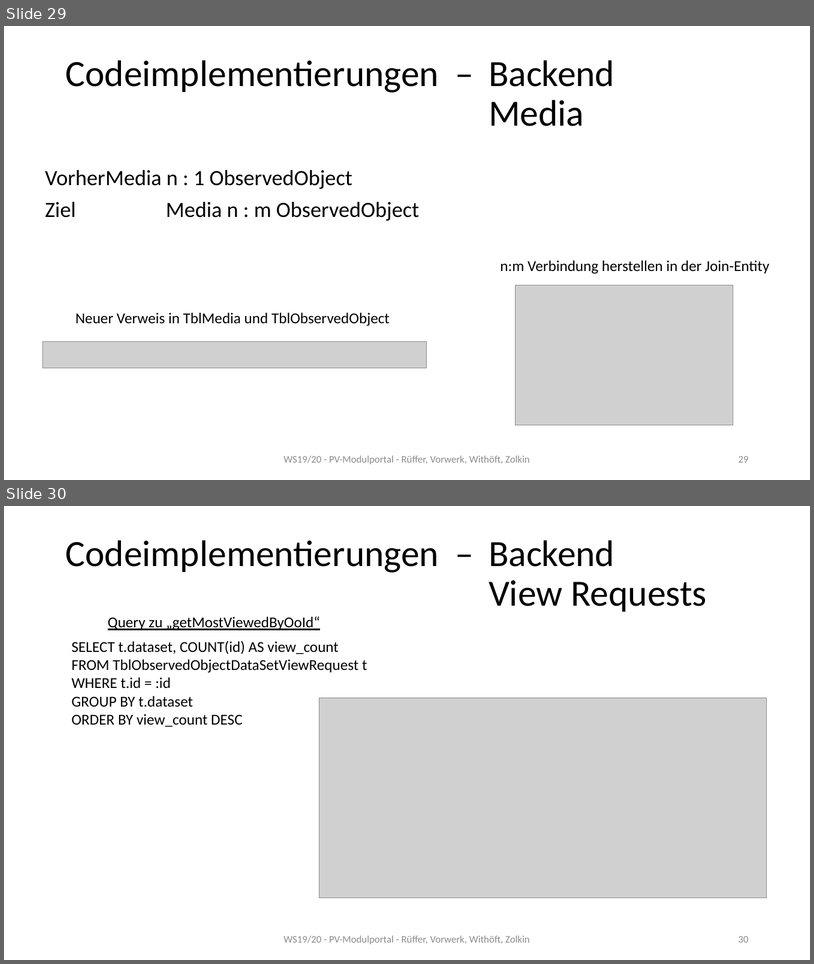
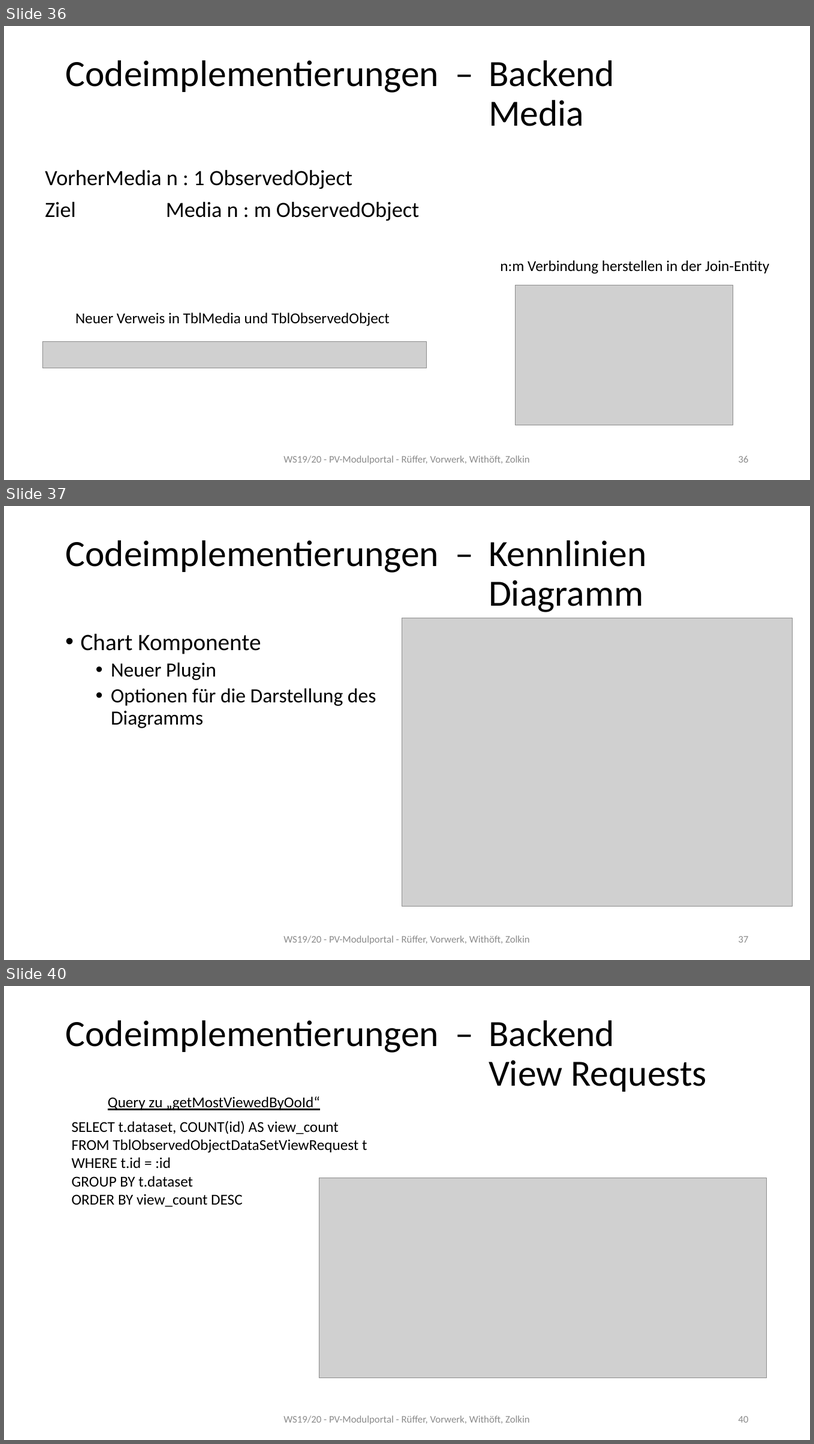
Before and after one commit to mwithoeft/Webengineering, a slide deck: docs/Seminarvortrag.pptx. Shown one above the other, each under a label of ours: slides 29 and 30 before the commit, slides 36, 37 and 40 after it; the slides between them are not shown. The pictures are 814x964 and 814x1444 pixels, drawn with LibreOffice and Linux fonts; fonts in the diff are those of the drawing; grey boxes stand for pictures. Boxes give left, top, right and bottom in pixels: in the first picture for what was removed or moved away, otherwise in the second. Text is boxed around its words. In the diff, an @@ line names an element or a change of style, - is before the commit and + after.

```diff
--- a/docs/Seminarvortrag.pptx
+++ b/docs/Seminarvortrag.pptx
@@ slide 37 added at (4,506,810,960), background #FFFFFF @@
@@ title added at (65,540,647,612), 44 pt, text #000000 @@
+Codeimplementierungen – Kennlinien
+Diagramm
@@ picture added at (402,618,793,906) @@
@@ text added at (81,633,376,728), 24 pt, text #000000 @@
+• Chart Komponente
+  • Neuer Plugin
+  • Optionen für die Darstellung des Diagramms
@@ text added at (284,935,530,944), 12 pt, text #8C8C8C @@
+WS19/20 - PV-Modulportal - Rüffer, Vorwerk, Withöft, Zolkin
@@ page number added at (738,936,749,942), 12 pt, text #8C8C8C @@
+37
@@ what was slide 29 is now slide 36 @@
@@ page number at (738,456,749,462): text changed @@
-29
+36
@@ what was slide 30 is now slide 40 @@
@@ page number at (738,1416,749,1422): text changed @@
-30
+40
```
Also in this commit, not shown: 9 other slides added.
